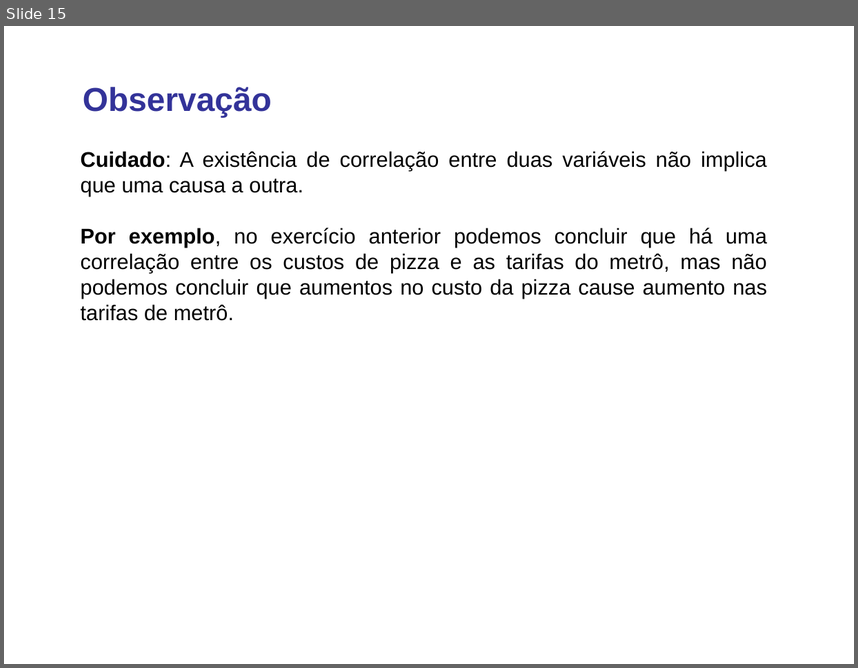
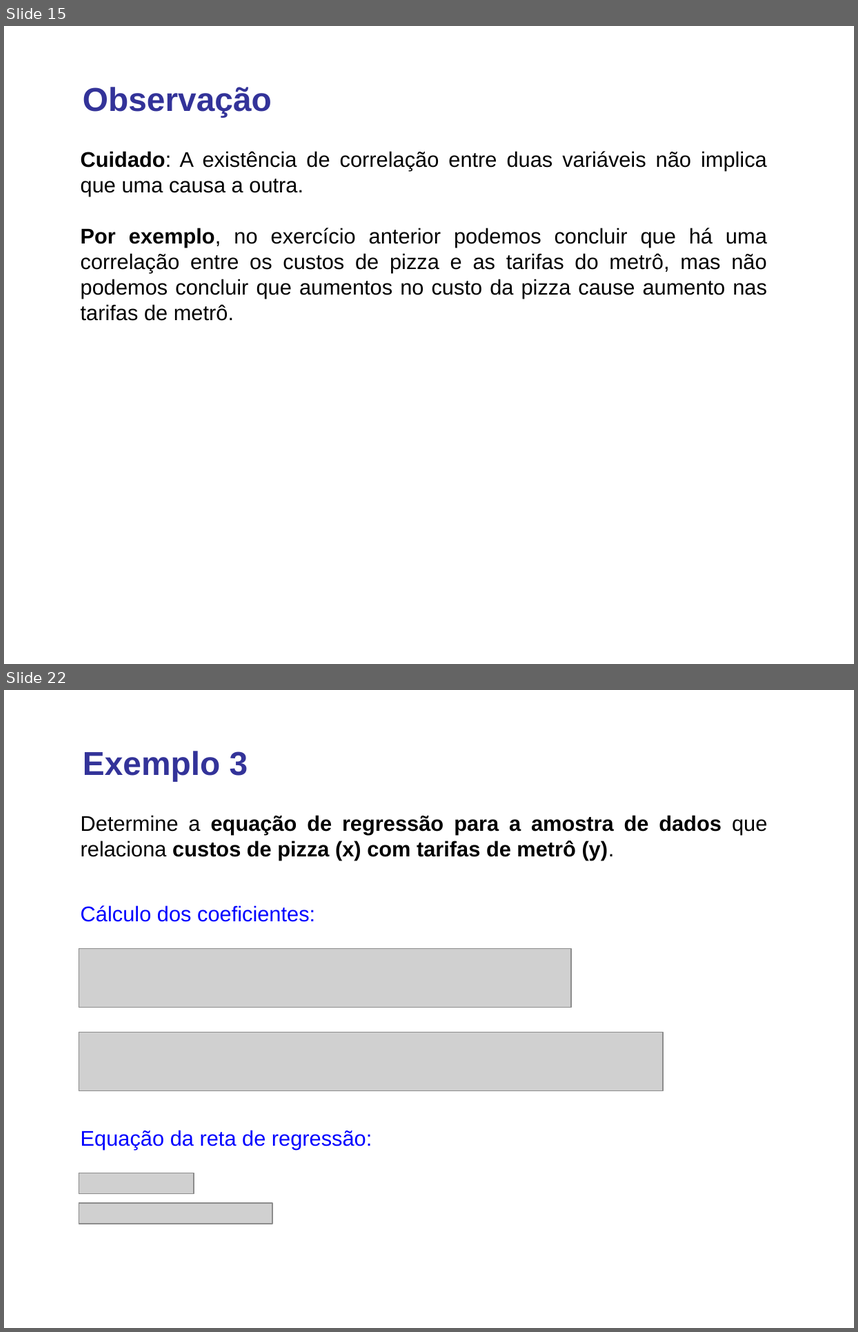
Before and after one commit to lansaviniec/estatistica, a slide deck: 10 correlacao_regressao.ppt. Shown one above the other, each under a label of ours: slide 15 before the commit, slides 15 and 22 after it; the slides between them are not shown. The pictures are 858x668 and 858x1332 pixels, drawn with LibreOffice and Linux fonts; fonts in the diff are those of the drawing; grey boxes stand for pictures. Boxes give left, top, right and bottom in pixels: in the first picture for what was removed or moved away, otherwise in the second. Text is boxed around its words. In the diff, an @@ line names an element or a change of style, - is before the commit and + after.

```diff
--- a/10 correlacao_regressao.ppt
+++ b/10 correlacao_regressao.ppt
@@ slide 22 added at <box>4,690,854,1328</box>, background #FFFFFF @@
@@ text added at <box>83,751,248,781</box>, 28 pt, text #333399, bold @@
+Exemplo 3
@@ text added at <box>81,815,767,860</box>, 18 pt, text #000000, bold @@
+Determine a equação de regressão para a amostra de dados que relaciona custos de pizza (x) com tarifas de metrô (y).
@@ text added at <box>81,905,315,922</box>, 18 pt, text #0000FF @@
+Cálculo dos coeficientes:
@@ picture added at <box>79,949,571,1007</box> @@
@@ picture added at <box>79,1032,663,1090</box> @@
@@ text added at <box>81,1130,372,1149</box>, 18 pt, text #0000FF @@
+Equação da reta de regressão:
@@ picture added at <box>79,1173,194,1193</box> @@
@@ picture added at <box>79,1203,272,1223</box> @@
```
Also in this commit, not shown: 3 slides changed, 11 other slides added, 1 other file.
